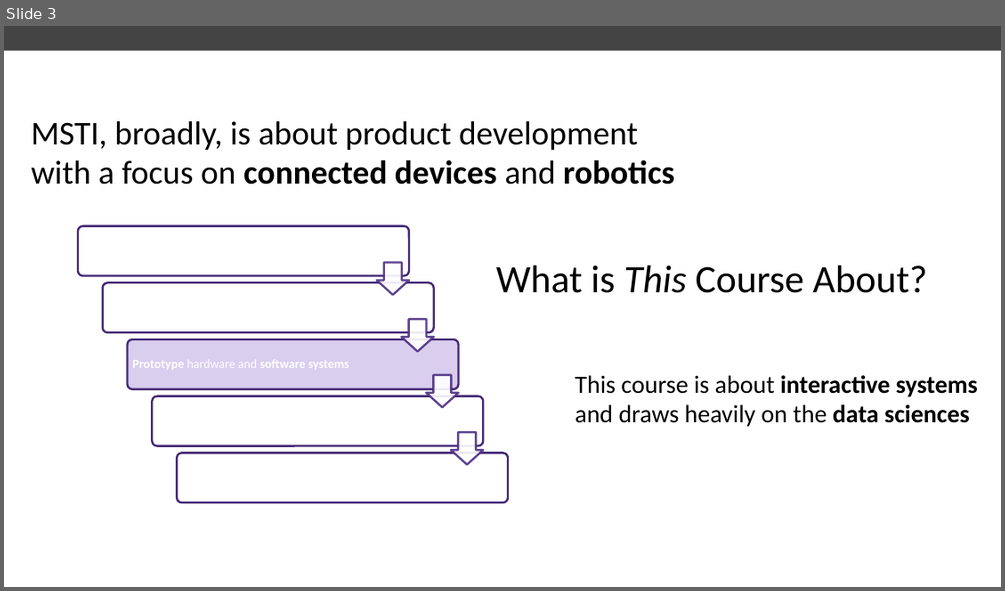
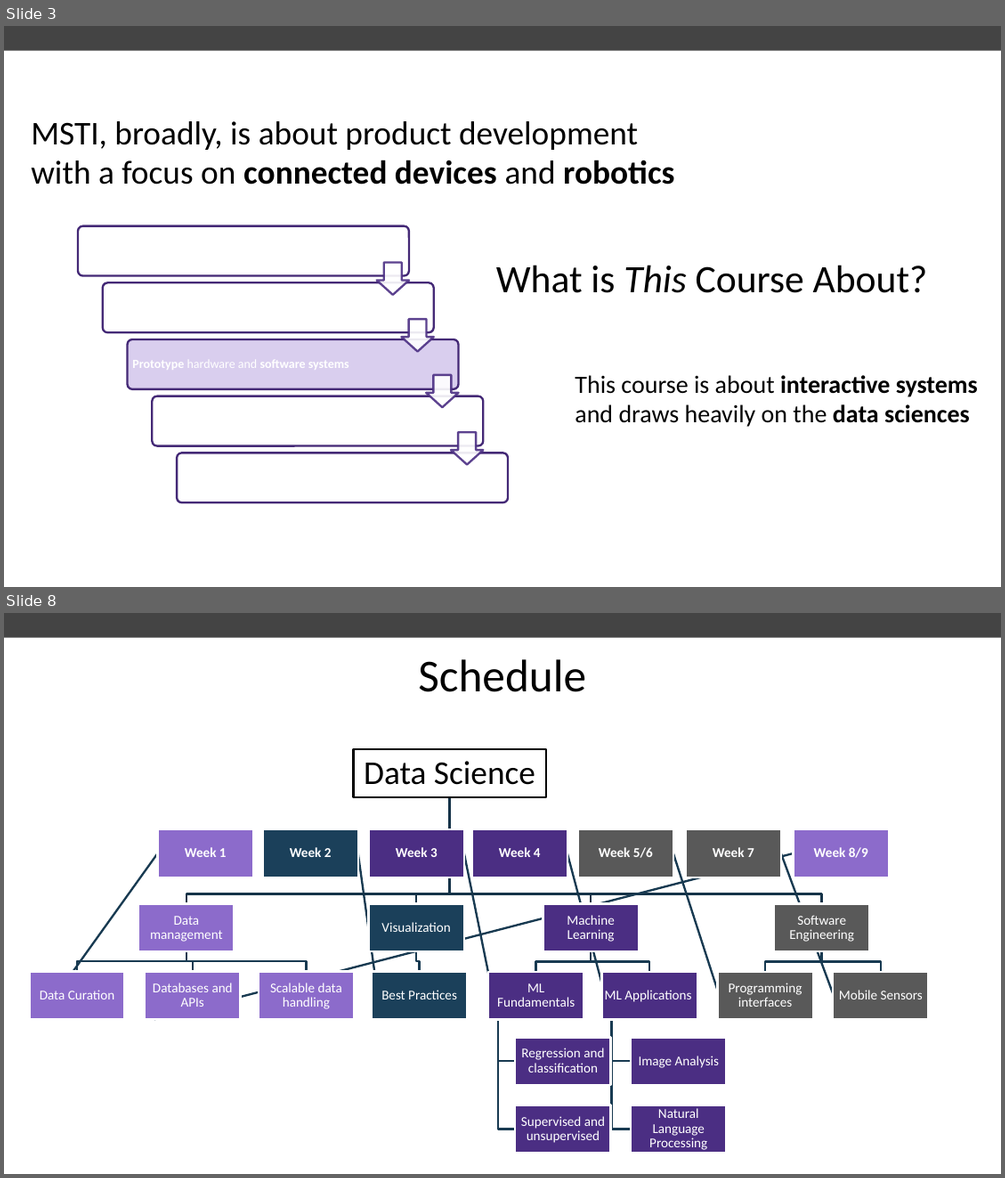
Before and after one commit to wesleybeckner/technin510, a slide deck: technin510/Week 1/Technin510 P1 Welcome to 510.pptx. Shown one above the other, each under a label of ours: slide 3 before the commit, slides 3 and 8 after it; the slides between them are not shown. The pictures are 1005x591 and 1005x1178 pixels, drawn with LibreOffice and Linux fonts; fonts in the diff are those of the drawing. Boxes give left, top, right and bottom in pixels: in the first picture for what was removed or moved away, otherwise in the second. Text is boxed around its words. In the diff, an @@ line names an element or a change of style, - is before the commit and + after.

Commit message:
week3 updates

```diff
--- a/technin510/Week 1/Technin510 P1 Welcome to 510.pptx
+++ b/technin510/Week 1/Technin510 P1 Welcome to 510.pptx
@@ slide 8 added at (4,613,1001,1174), background #FFFFFF; not listed: 1 template element that a slide beside it also shows @@
@@ text added at (418,659,586,692), 44 pt, text #000000 @@
+Schedule
@@ group added at (30,749,929,1153): 24 rectangles, 24 texts, 23 freeform shapes @@
+Data Science
+Data management
+Data Curation
+Week 1
+Databases and APIs
+Week 8/9
+Scalable data handling
+Visualization
+Best Practices
+Week 2
+Machine Learning
+ML Fundamentals
+Week 3
+Regression and classification
+Supervised and unsupervised
+ML Applications
+Week 4
+Image Analysis
+Natural Language Processing
+Software Engineering
+Programming interfaces
+Week 5/6
+Mobile Sensors
+Week 7
```
Also in this commit, not shown: 11 slides changed, 6 other slides added, 18 other files.
